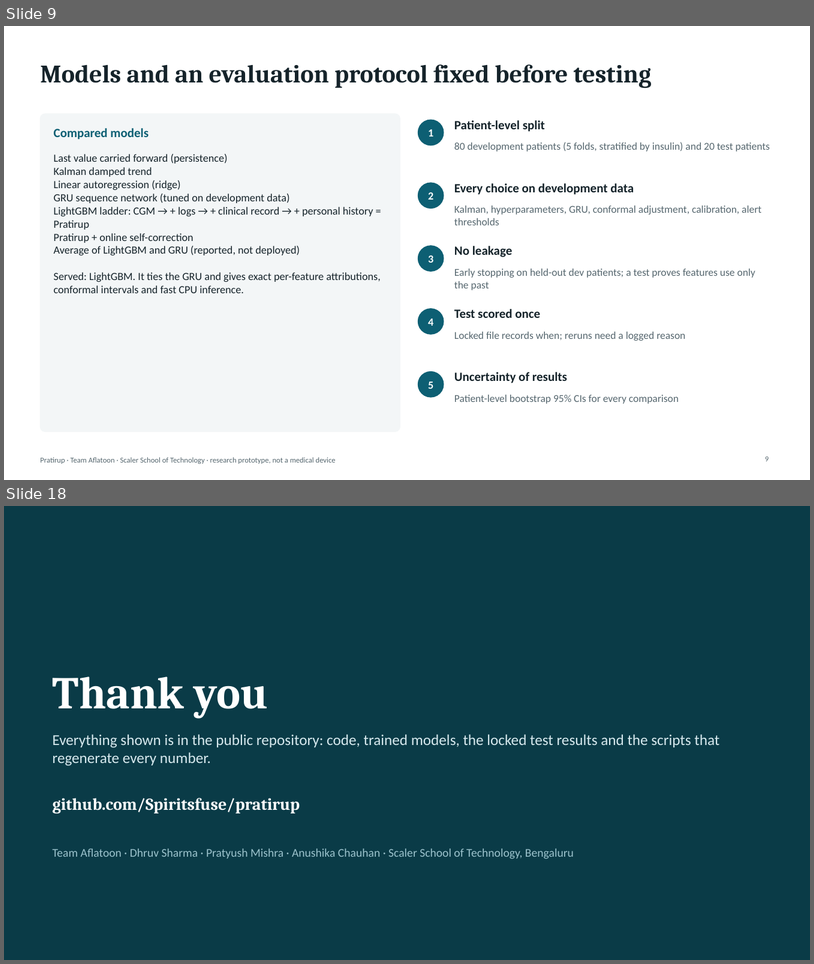
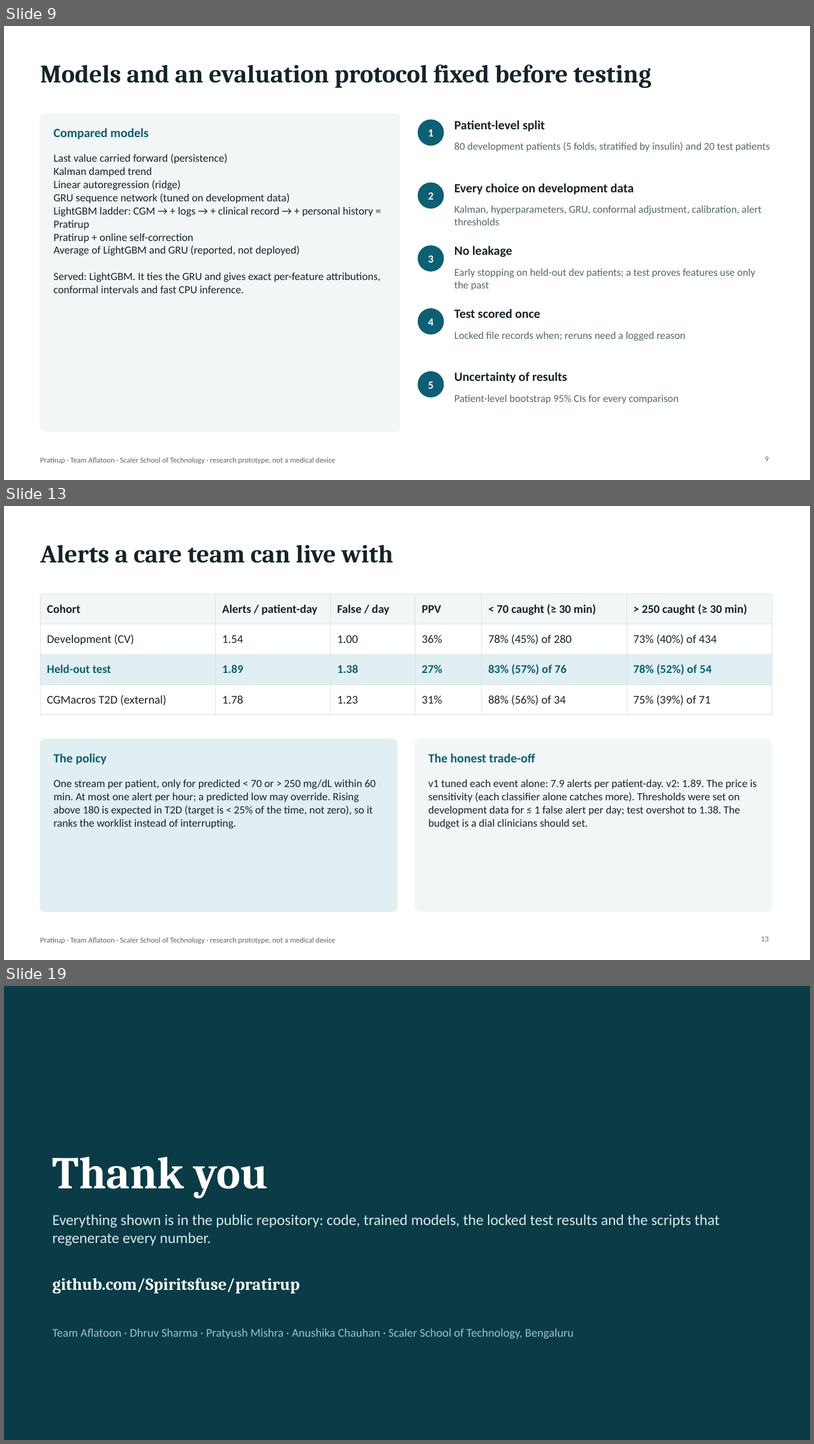
Before and after one commit to Spiritsfuse/pratirup, a slide deck: docs/Pratirup_Presentation.pptx. Shown one above the other, each under a label of ours: slides 9 and 18 before the commit, slides 9, 13 and 19 after it; the slides between them are not shown. The pictures are 814x964 and 814x1444 pixels, drawn with LibreOffice and Linux fonts; fonts in the diff are those of the drawing. Boxes give left, top, right and bottom in pixels: in the first picture for what was removed or moved away, otherwise in the second. Text is boxed around its words. In the diff, an @@ line names an element or a change of style, - is before the commit and + after.

Commit message:
feat(web): v2 UI with AGP report, consolidated alerts, evidence for v1 to v2
- AGP tab: the consensus ambulatory glucose profile (percentile bands by
  time of day, time in ranges against targets, GMI, CV, GRI, data
  sufficiency).
- Consolidated alerts: worklist badges and the patient alert banner. Risk
  rows show the policy thresholds for <70 and >250; >180 is labelled a
  ranking signal.
- Twin state now shows signal noise. A "model v2" chip.
- Evidence page covers v1 to v2, the alert policy, the Chronos-Bolt
  comparison, the per-patient spread, the new robustness tests and the
  dev noise experiment.
- Route and tab code-splitting cut the initial JS to about 206 kB.

API: per-kind risk thresholds now follow the alert policy, and the v1
false-alert rate is reported in the version comparison. The deck, README
screenshots and figures are refreshed for v2.

```diff
--- a/docs/Pratirup_Presentation.pptx
+++ b/docs/Pratirup_Presentation.pptx
@@ slide 13 added at [4, 506, 810, 960], background #FFFFFF; not listed: 1 template element that a slide beside it also shows @@
@@ title added at [40, 544, 393, 563], 30 pt, text #15232A, bold @@
+Alerts a care team can live with
@@ table added at [40, 594, 772, 708], 4 rows, 6 columns @@
+Cohort | Alerts / patient-day | False / day | PPV | < 70 caught (≥ 30 min) | > 250 caught (≥ 30 min)
+Development (CV) | 1.54 | 1.00 | 36% | 78% (45%) of 280 | 73% (40%) of 434
+Held-out test | 1.89 | 1.38 | 27% | 83% (57%) of 76 | 78% (52%) of 54
+CGMacros T2D (external) | 1.78 | 1.23 | 31% | 88% (56%) of 34 | 75% (39%) of 71
@@ rounded rectangle added at [40, 739, 397, 912], fill #E1EFF2, outline #E1EFF2 1 pt @@
@@ rounded rectangle added at [416, 739, 772, 912], fill #F3F6F7, outline #F3F6F7 1 pt @@
@@ text added at [54, 753, 107, 765], 15 pt, text #0D5F73, bold @@
+The policy
@@ text added at [429, 753, 536, 762], 15 pt, text #0D5F73, bold @@
+The honest trade-off
@@ text added at [54, 779, 375, 828], 13 pt, text #15232A @@
+One stream per patient, only for predicted < 70 or > 250 mg/dL within 60 min. At most one alert per hour; a predicted low may override. Rising above 180 is expected in T2D (target is < 25% of the time, not zero), so it ranks the worklist instead of interrupting.
@@ text added at [429, 779, 757, 828], 13 pt, text #15232A @@
+v1 tuned each event alone: 7.9 alerts per patient-day. v2: 1.89. The price is sensitivity (each classifier alone catches more). Thresholds were set on development data for ≤ 1 false alert per day; test overshot to 1.38. The budget is a dial clinicians should set.
@@ page number added at [761, 936, 769, 941], 9 pt, text #56676F @@
+13
@@ what was slide 18 is now slide 19 @@
```
Also in this commit, not shown: 7 slides changed, 1 other slide added, 1 slide removed, 40 other files.
